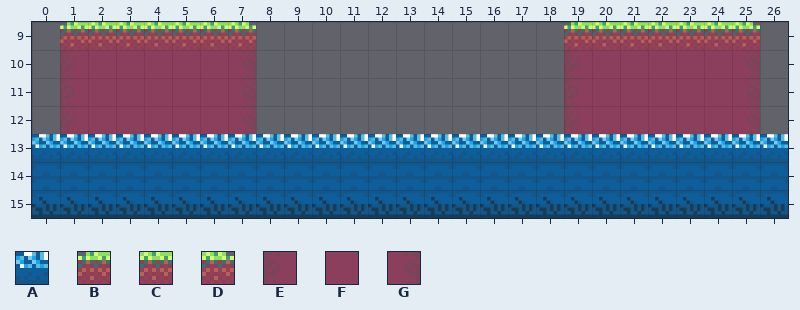
Tiled map -- data/tmx/tmx.tmx. The picture above was drawn from the file before the commit.
Cells are 32x32 px. Shown: x 0..26, y 9..15.
Key: from "tileset_0": A 0 "ocean", B 12 "ground", C 13 "ground", D 14 "ground", E 16 "ground", F 17 "ground", G 18 "ground".
_ is an empty cell, # one hidden under a higher layer.
Layers that did not change in this view are not listed.
Layer "islands" before, first column x 0:
 9 _BCCCCCD___________BCCCCCD_
10 _EFFFFFG___________EFFFFFG_
11 _EFFFFFG___________EFFFFFG_
12 _EFFFFFG___________EFFFFFG_
13 AAAAAAAAAAAAAAAAAAAAAAAAAAA
14 _#######___________#######_
15 ___________________________
After the commit:
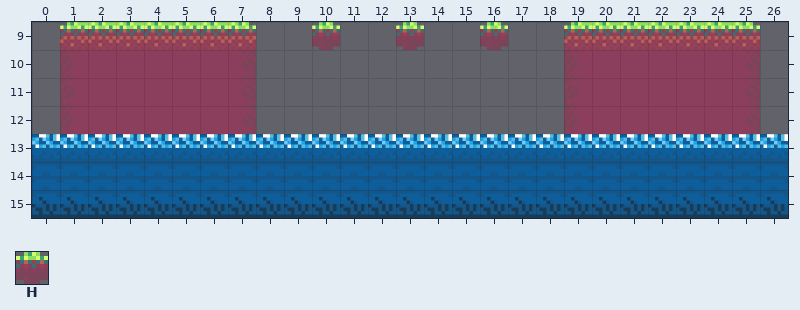
Further tiles: from "tileset_0": H 27 "ground".
The edit:
Layer "islands":
y 9: x 10 _ -> H; x 13 _ -> H; x 16 _ -> H
Boxes around the changes in both pictures, in picture pixels (x1, y1, x2, y2):
added: (312, 22, 340, 50)
added: (396, 22, 424, 50)
added: (480, 22, 508, 50)
